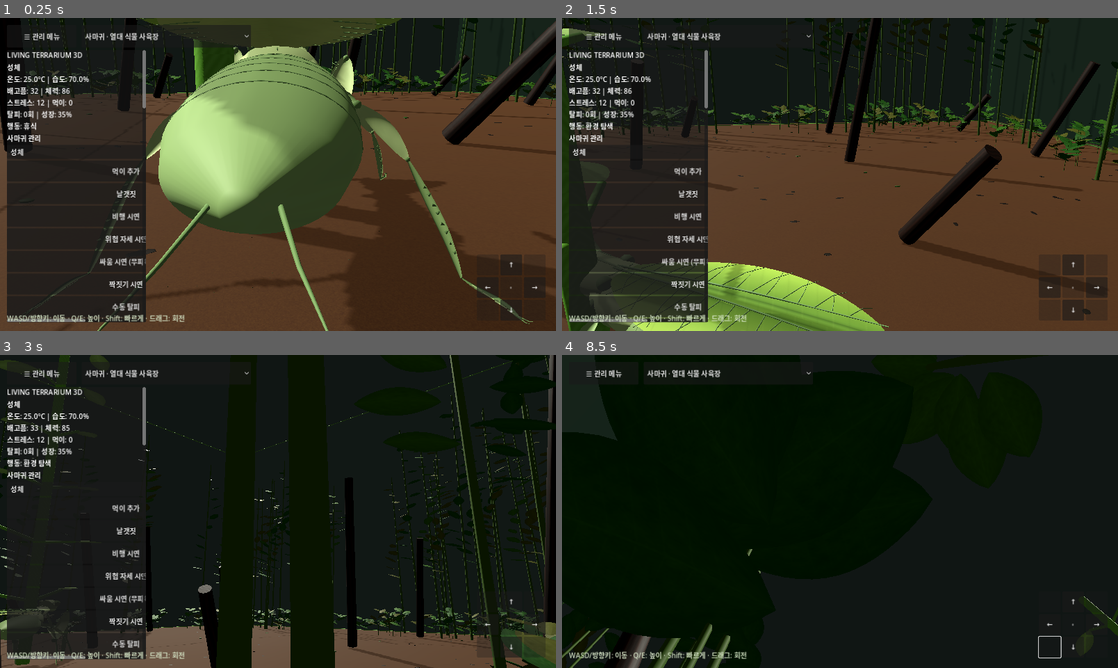
Above: before the commit, frames 1-4 (two rows, left to right).
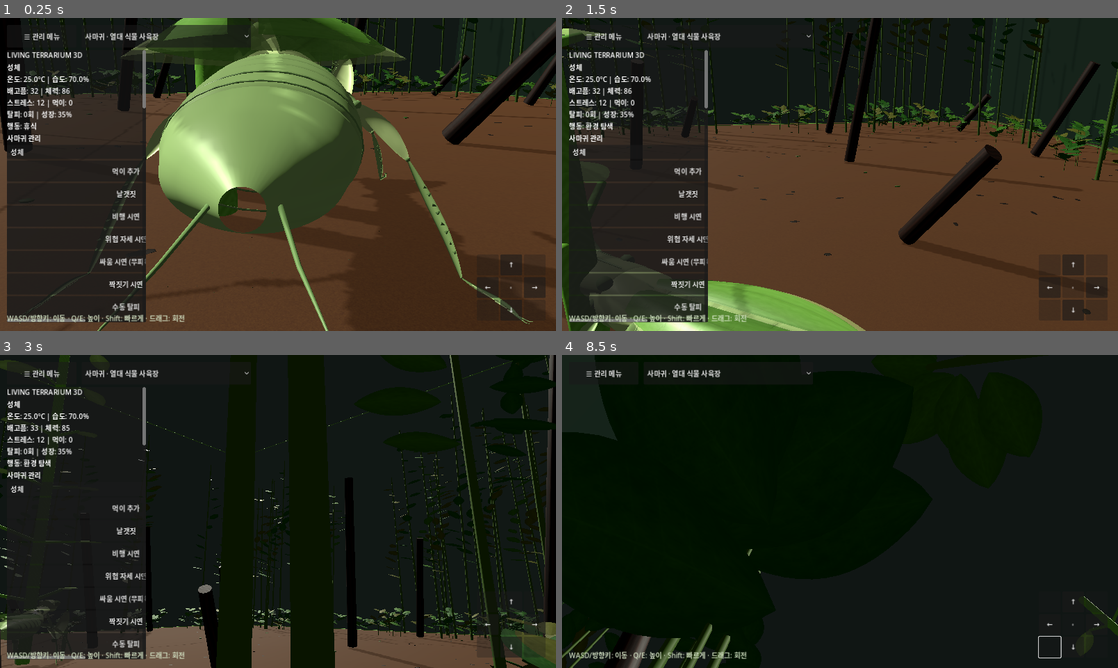
Above: after the commit, the same moments.

Repository: s5vrusg22-stack/LivingTerrarium
Game: Godot game, scene res://scenes/main.tscn
Same seed, same stepped clock (60 frames per second), same inputs: the game is played once before the commit and once after it.
Inputs (mouse positions are in pixels of both pictures, inside the frame that each line leads up to):
- Up to frame 1 (0.25 s): no input
- Up to frame 2 (1.5 s): tap Enter at 0.5 s; move the mouse to (962, 158) at 0.52 s; hold Right 0.53-1.25 s; hold Q 0.53-1.25 s; click (962, 158) at 0.67 s; drag from (728, 190) to (812, 237) at 1.27 s
- Up to frame 3 (3 s): move the mouse to (333, 442) at 2.02 s; hold Right 2.03-2.75 s; hold Shift 2.03-2.75 s; drag from (250, 574) to (111, 464) at 2.77 s
- Up to frame 4 (8.5 s): click "☰ 관리 메뉴" at 3.5 s; click "사마귀 · 열대 식물 사육장" at 4.25 s; click "↑" at 5 s; click "←" at 5.75 s; click "→" at 6.5 s; click "↓" at 7.25 s; tap Space at 8 s; move the mouse to (1006, 558) at 8.02 s; hold Left from 8.03 s (still down); hold Q from 8.03 s (still down)

The runs differ from the first frame. In frame 1, 8.3% of the frame differs, in the area x 21-100%, y 0-100%; in frame 2, 4.1%; in frame 3, 0.1%; in frame 4, less than 0.1%.

Commit message:
Separate and detail Base 1 wing layers
Improve mantis wing layering, venation, cuticle materials, and abdomen segmentation.

Diff:
--- a/MODEL_CHANGE.json
+++ b/MODEL_CHANGE.json
@@ -1,7 +1,7 @@
 {
-  "source_commit": "38504d68d50b6934e05191dfe9759e96076357aa",
+  "source_commit": "91230ff28b494721bc83541040058373a1045662",
   "source_path": "assets/models/base1.glb",
-  "source_git_blob_sha": "98981e073f8a4fffb00efb71e669f6232c45b08d",
-  "output_git_blob_sha": "8b8857974afe912204b649f0a6ebe5293fca2660",
-  "change_summary": "Slim and lengthen the abdomen, taper the neck, pivot the head at the neck joint with bilateral yaw, move and extend forelegs, and add layered wing gradients and veins."
+  "source_git_blob_sha": "8b8857974afe912204b649f0a6ebe5293fca2660",
+  "output_git_blob_sha": "17b3b5f96e5413595d9cc5a41fa33de78d525fbc",
+  "change_summary": "Separate Base1 wing shells with fine venation and relief; add translucent hindwings, softer chitin gloss, and shallow abdominal segmentation."
 }
--- a/scripts/main.gd
+++ b/scripts/main.gd
@@ -487,9 +487,14 @@
                     if mat == null:
                         continue
                     var material_name := String(source.resource_name).to_lower()
-                    # Preserve the GLB's named light, dark, wing and shadow
-                    # colors instead of flattening every cuticle to neon green.
-                    mat.roughness = maxf(mat.roughness, 0.58 if not material_name.contains("eye") else 0.30)
+                    # Keep the imported hue and let the GLB's chitin and wing
+                    # roughness produce distinct, restrained specular highlights.
+                    if material_name.contains("eye"):
+                        mat.roughness = minf(mat.roughness, 0.30)
+                    elif material_name.contains("wing"):
+                        mat.roughness = minf(mat.roughness, 0.46)
+                    elif material_name.contains("cuticle"):
+                        mat.roughness = minf(mat.roughness, 0.48)
                     part.set_surface_override_material(surface_index, mat)
         _style_rigged_materials(child)
 
@@ -642,7 +647,8 @@
     sun.rotation_degrees = Vector3(-48, -31, 0)
     sun.light_color = Color(0.98, 0.97, 0.91)
     sun.light_energy = 0.68
-    sun.shadow_opacity = 0.56
+    sun.shadow_opacity = 0.48
+    sun.shadow_blur = 1.2
     sun.shadow_enabled = true
     add_child(sun)
     _box(Vector3(HABITAT_WIDTH, 0.2, HABITAT_DEPTH), Vector3(0, -0.65, 0), Color(0.39, 0.31, 0.21))
Binary file changed: assets/models/base1.glb
Not shown, changed: AGENTS.md
Not shown, changed: README_v8.3.md
Not shown, changed: tests/check_base1_baseline.py
Not shown, changed: tests/check_base1_mantis_refinement.py
Not shown, changed: tools/start_mantis_model_edit.sh
